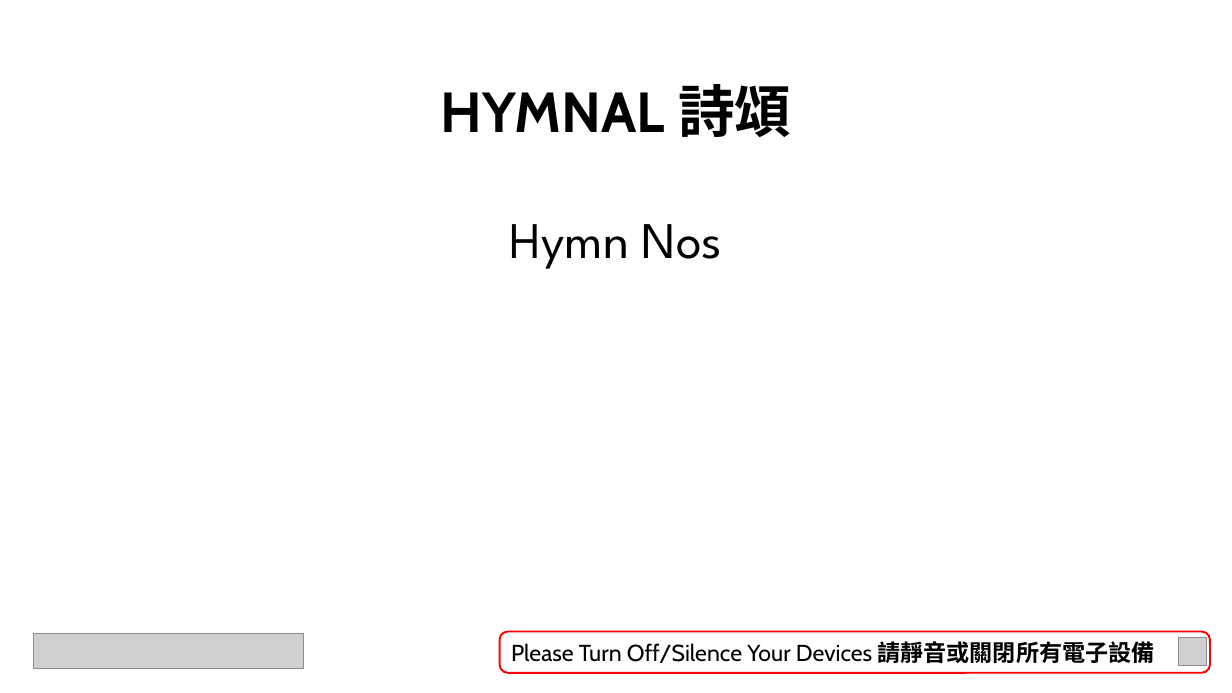
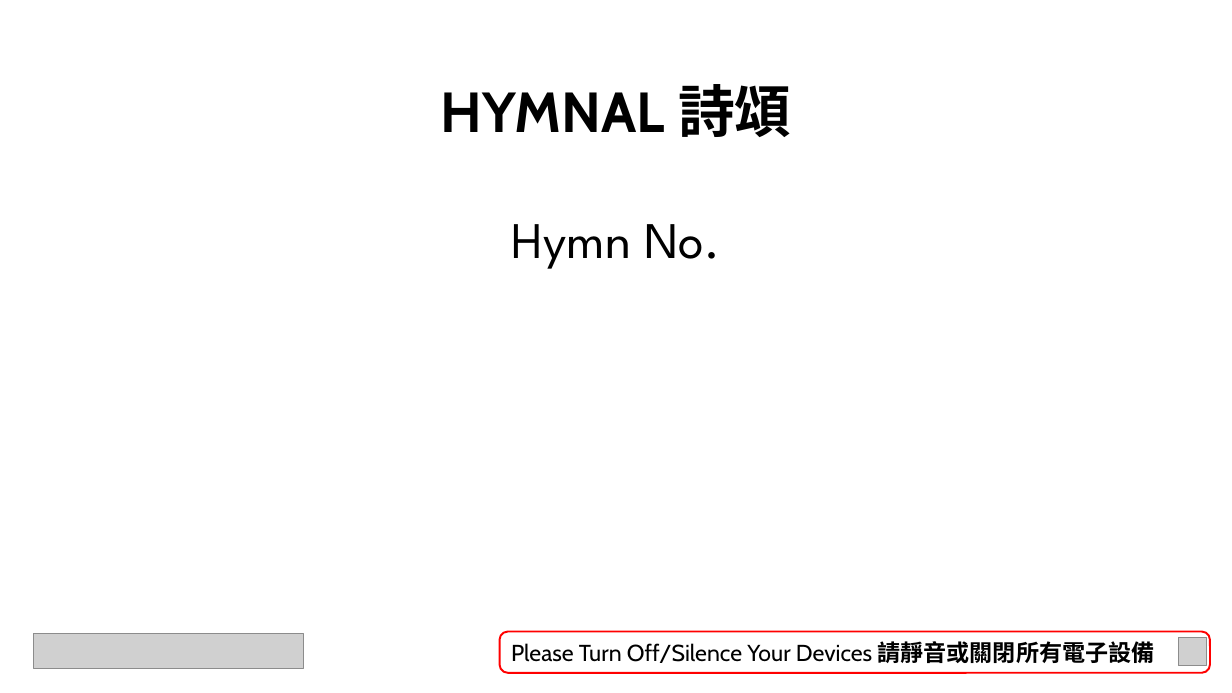
Before and after one commit to calebchanwy/tjc-powerpoint, a slide deck: slide 4 of TJCPowerPoint/bin/Debug/Files/ServiceWidescreen.pptx. Drawn at 1232x693 pixels with LibreOffice and Linux fonts; fonts in the diff are those of the drawing; grey boxes stand for pictures; background and template pictures are left out. Boxes give left, top, right and bottom in pixels: in the first picture for what was removed or moved away, otherwise in the second. Text is boxed around its words. In the diff, an @@ line names an element or a change of style, - is before the commit and + after.

Commit message:
04/01/23 Fixed all bold hymn switching for HC

```diff
--- a/TJCPowerPoint/bin/Debug/Files/ServiceWidescreen.pptx
+++ b/TJCPowerPoint/bin/Debug/Files/ServiceWidescreen.pptx
@@ text at (512, 224, 720, 269): text changed @@
-Hymn Nos
+Hymn No.
```
Also in this commit, not shown: 2 other slides changed, 13 other files.
